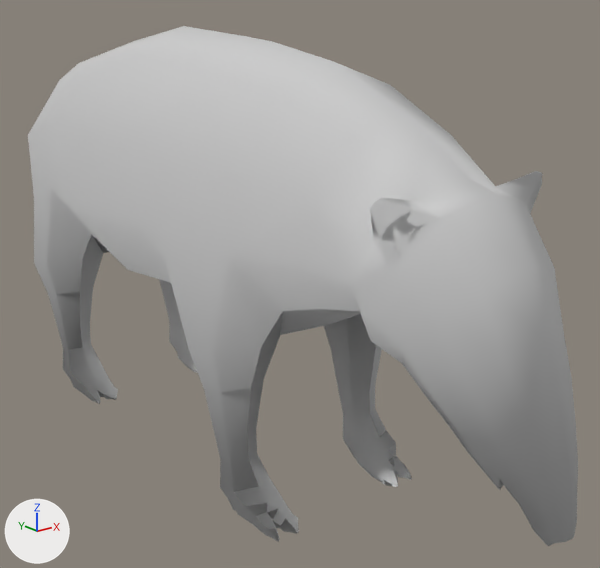
A saved change to the COLLADA model animals(stub)/art/meshes/skeletal/tapiro.dae.
Camera for both pictures: a camera (50 mm lens) standing at (-2.69, -3.82, 2.54) and looking at (0.19, -0.22, 1.1). Every picture has the same lights, and +X, +Y and +Z are marked at lower left. The first picture is the older version. Where no turn or scale is listed for an object, it has been applied to the vertices.

Names of what the first picture shows: 'Node'.
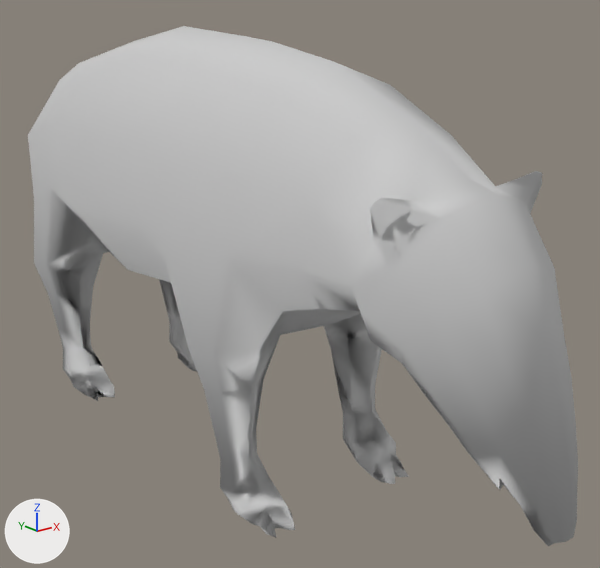
Where the change shows, as pixel boxes (x1, y1, x2, y2) in the pictures (600 x 568 px):
part 1 of me_me_cerchio, cut back
    before: (77, 342, 198, 404)
    after: (77, 344, 196, 401)
part 2 of me_me_cerchio, cut back
    before: (232, 439, 412, 542)
    after: (261, 461, 409, 537)
part 3 of me_me_cerchio, cut back
    before: (500, 477, 577, 546)
    after: (500, 477, 577, 542)

What changed in the scene script:
```text
Change me_me_cerchio:
    used by ob_node; location = (0.0, 0.0, 1.38)
    remove me_me_cerchio.from_pydata(...)  # 687 vertices, 1370 faces; spans x -0.75..0.75, y -2.23..2.2, z -1.4..1.15
    add me_me_cerchio.from_pydata(...)  # 497 vertices, 990 faces; spans x -0.75..0.75, y -2.22..2.19, z -1.38..1.15
    me_me_cerchio part 1: 90 vertices removed from x -0.51..0.51, y 1.16..1.54, z -1.39..-1.22; 12 vertices added at x -0.5..0.5, y 1.19..1.54, z -1.37..-1.1
    me_me_cerchio part 2: 88 vertices removed from x -0.51..0.51, y -0.89..-0.52, z -1.4..-1.29; 9 vertices added at x -0.5..0.5, y -0.87..-0.52, z -1.38..-1.32
    me_me_cerchio part 3: 1 vertex moved from x -0.03, y -2.15, z -0.89 to x -0.01, y -2.15, z -0.89; 11 vertices removed from x -0.12..0.12, y -2.23..-2.03, z -0.89..-0.72; 4 vertices added at x -0.11..0.11, y -2.22..-2.04, z -0.89..-0.73
    other edits to the shape of me_me_cerchio do not show in these pictures
```
